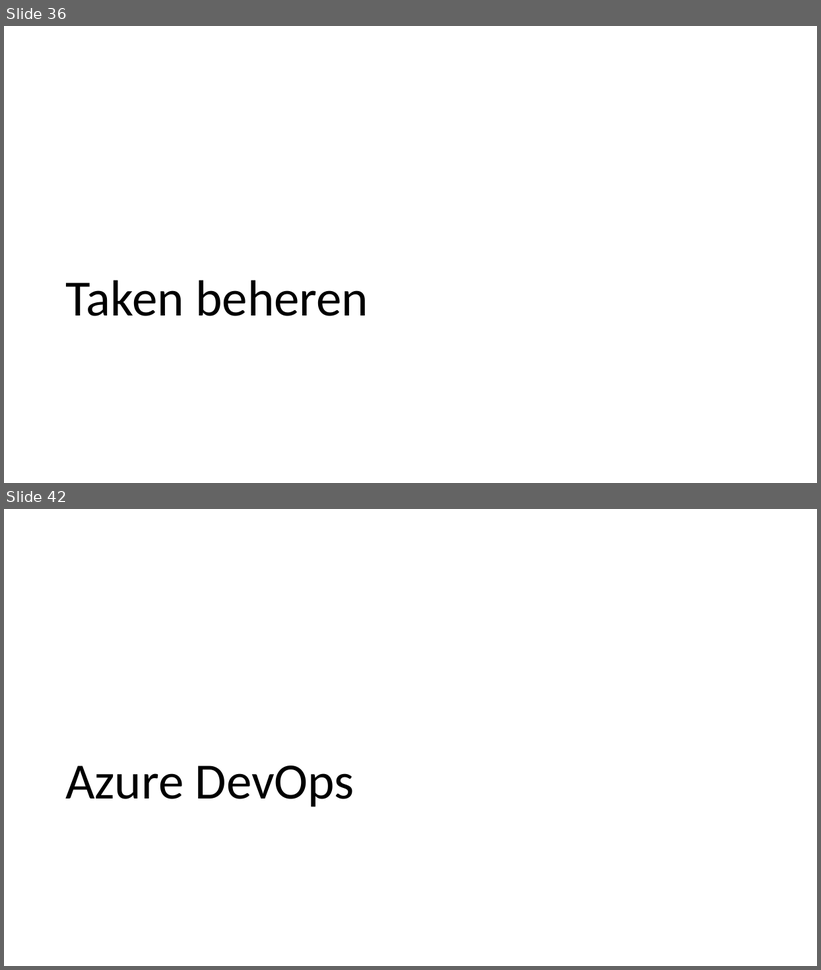
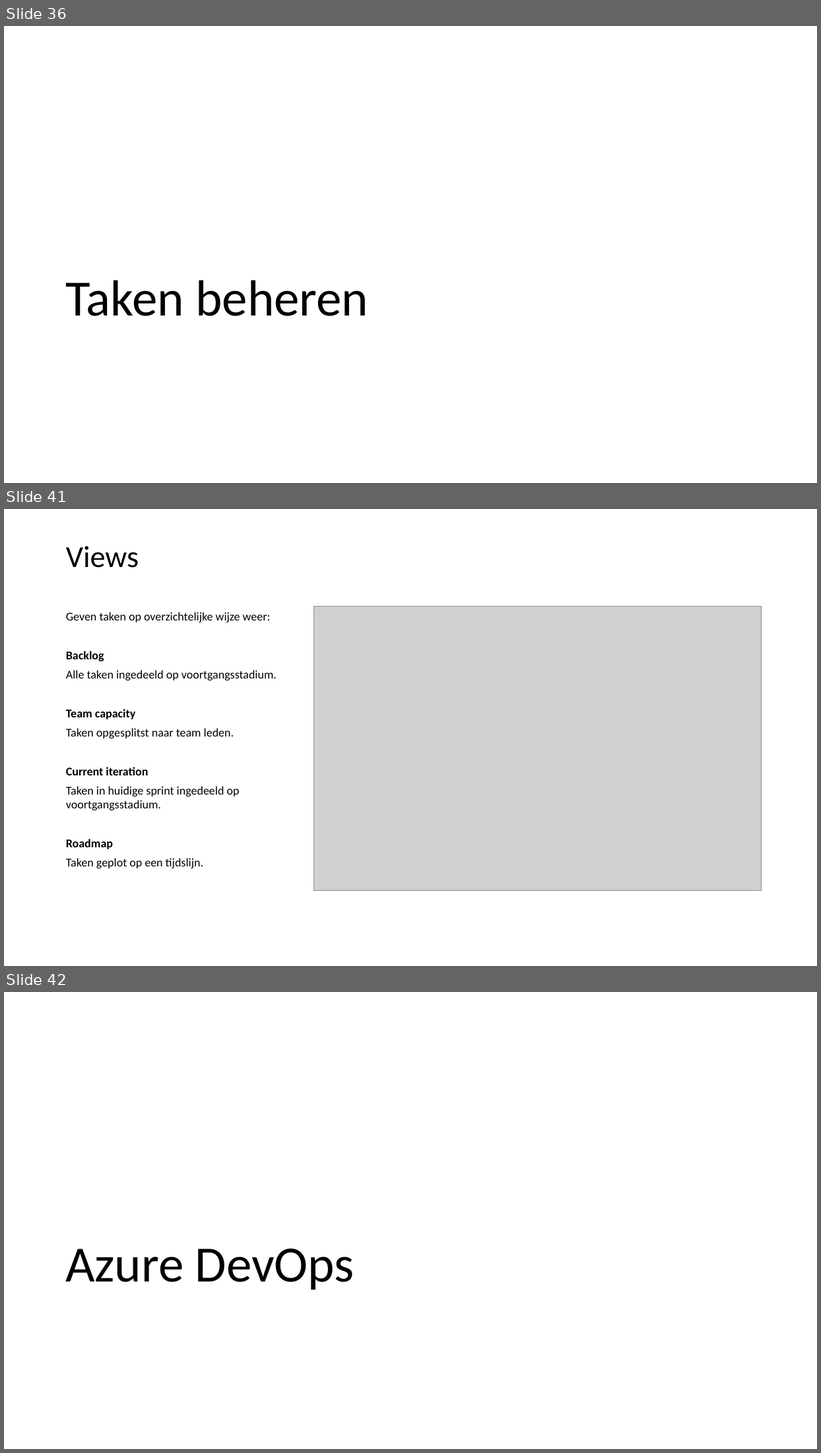
Before and after one commit to LFKoning/knowledge-sharing, a slide deck: git_course/2_collaboration/git_collaboration.pptx. Shown one above the other, each under a label of ours: slides 36 and 42 before the commit, slides 36, 41 and 42 after it; the slides between them are not shown. The pictures are 821x970 and 821x1453 pixels, drawn with LibreOffice and Linux fonts; fonts in the diff are those of the drawing; grey boxes stand for pictures. Boxes give left, top, right and bottom in pixels: in the first picture for what was removed or moved away, otherwise in the second. Text is boxed around its words. In the diff, an @@ line names an element or a change of style, - is before the commit and + after.

```diff
--- a/git_course/2_collaboration/git_collaboration.pptx
+++ b/git_course/2_collaboration/git_collaboration.pptx
@@ slide 41 added at <box>4,509,817,966</box>, background #FFFFFF @@
@@ title added at <box>66,546,139,568</box>, 36 pt, text #000000 @@
+Views
@@ picture added at <box>314,606,762,891</box> @@
@@ text added at <box>66,612,277,869</box>, 14 pt, text #000000 @@
+Geven taken op overzichtelijke wijze weer:
+Backlog
+Alle taken ingedeeld op voortgangsstadium.
+Team capacity
+Taken opgesplitst naar team leden.
+Current iteration
+Taken in huidige sprint ingedeeld op voortgangsstadium.
+Roadmap
+Taken geplot op een tijdslijn.
```
Also in this commit, not shown: 9 slides changed, 1 slide removed, 1 other file.
